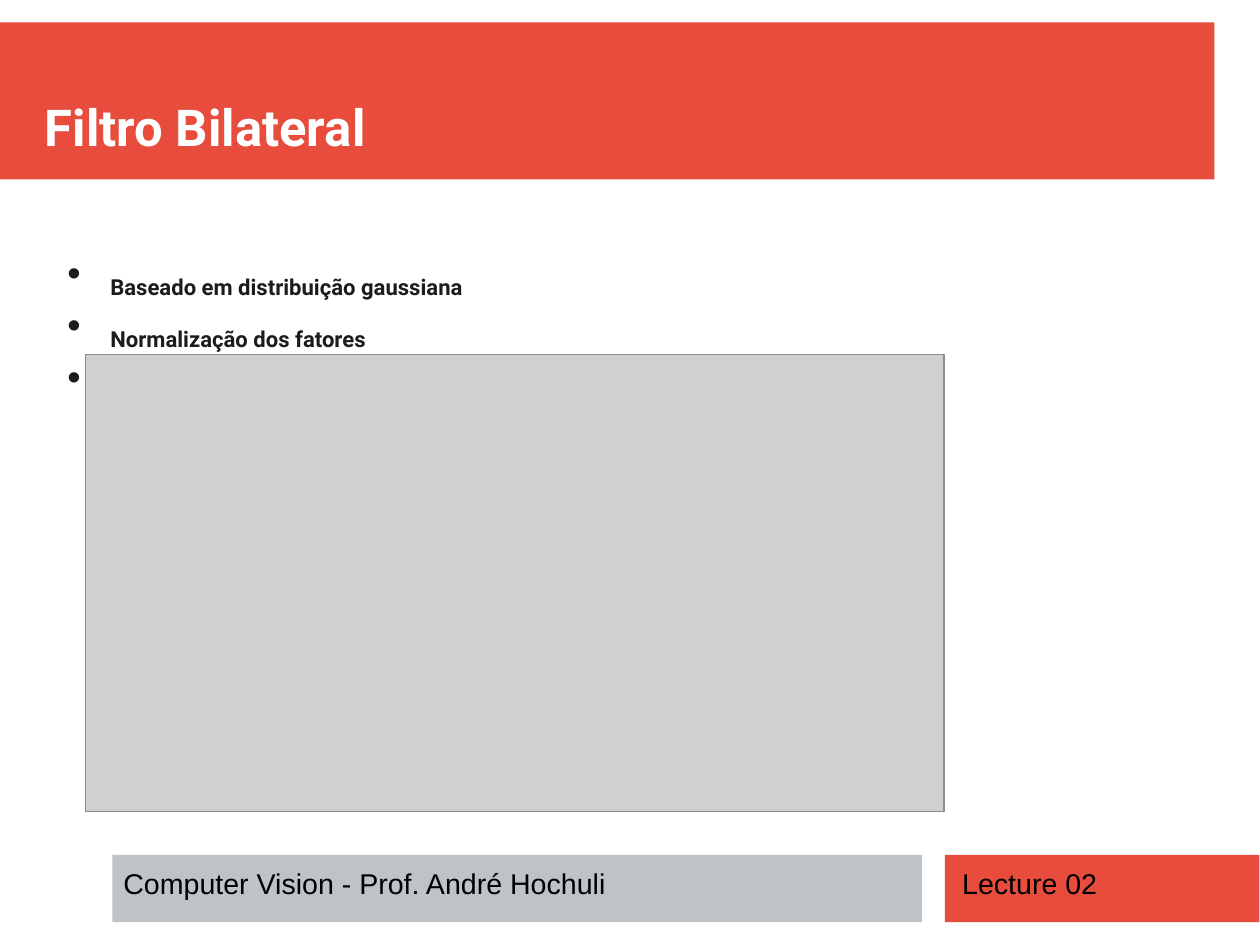
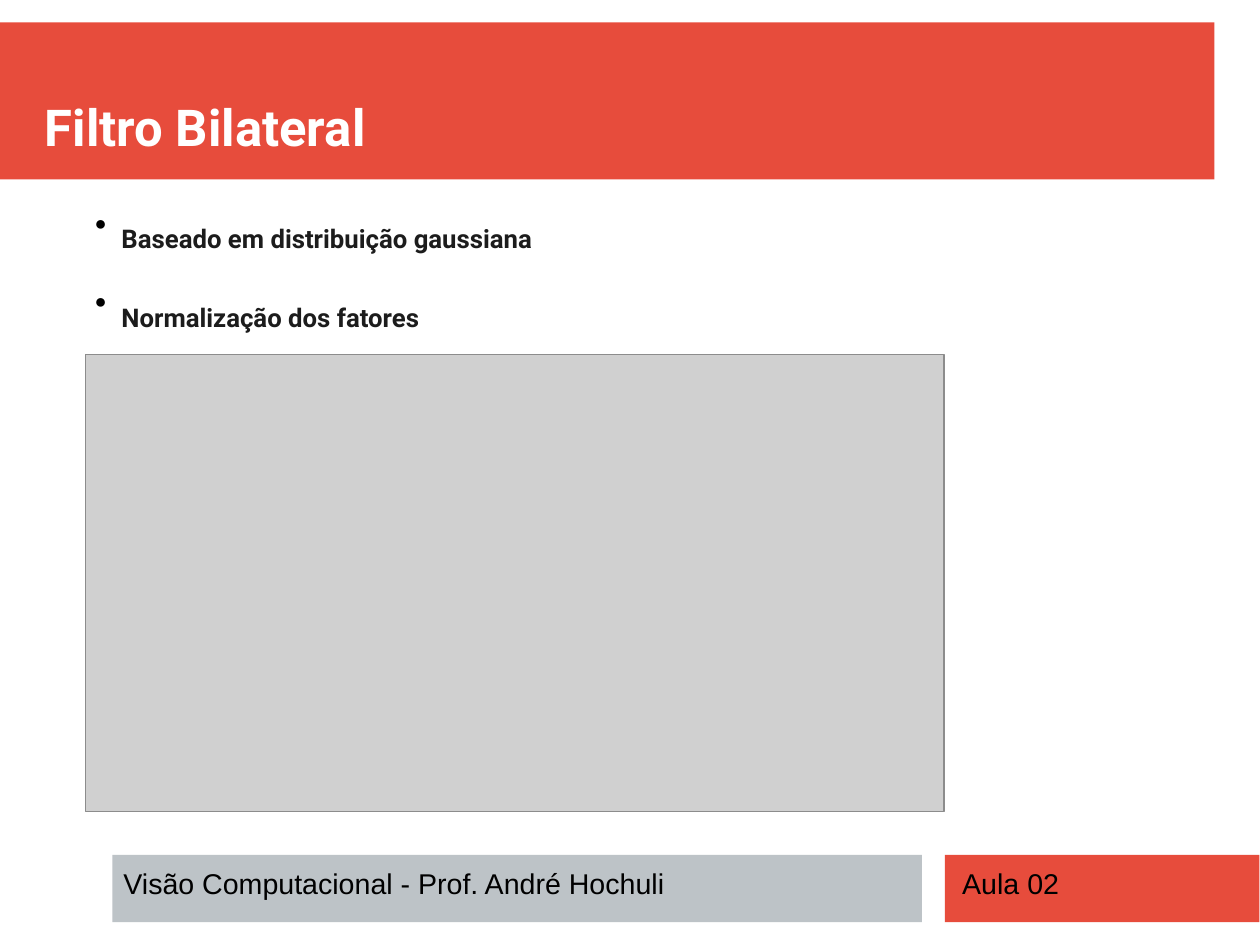
Before and after one commit to andrehochuli/teaching, a slide deck: slide 9 of Visão Computacional/Aula 02 - Filtros e Extração de Características/Aula 02 - Filtros e Extração de Características.pptx. Drawn at 1260x945 pixels with LibreOffice and Linux fonts; fonts in the diff are those of the drawing; grey boxes stand for pictures. Boxes give left, top, right and bottom in pixels: in the first picture for what was removed or moved away, otherwise in the second. Text is boxed around its words. In the diff, an @@ line names an element or a change of style, - is before the commit and + after.

Commit message:
Update Aula 02

```diff
--- a/Visão Computacional/Aula 02 - Filtros e Extração de Características/Aula 02 - Filtros e Extração de Características.pptx
+++ b/Visão Computacional/Aula 02 - Filtros e Extração de Características/Aula 02 - Filtros e Extração de Características.pptx
@@ text "Baseado em distribuição gaussiana": place and size @@
-text "Baseado em distribuição gaussiana" at bbox=[110, 278, 462, 352]
+text "Baseado em distribuição gaussiana" at bbox=[121, 228, 532, 333]
@@ text "Baseado em distribuição gaussiana" at bbox=[121, 228, 532, 333]: size 24 to 28 pt; bullet • to ●; list level 1 to 2 in "Baseado em distribuição gaussiana"; list level 1 to 2 in "Normalização dos fatores"; list level 1 to 2 in "Preserva detalhes" @@
@@ text at bbox=[123, 873, 664, 900]: text changed @@
-Computer Vision - Prof. André Hochuli
+Visão Computacional - Prof. André Hochuli
@@ text at bbox=[962, 873, 1059, 895]: text changed @@
-Lecture 02
+Aula 02
```
Also in this commit, not shown: 33 other slides changed, 4 slides added, 1 slide removed, 2 other files.
